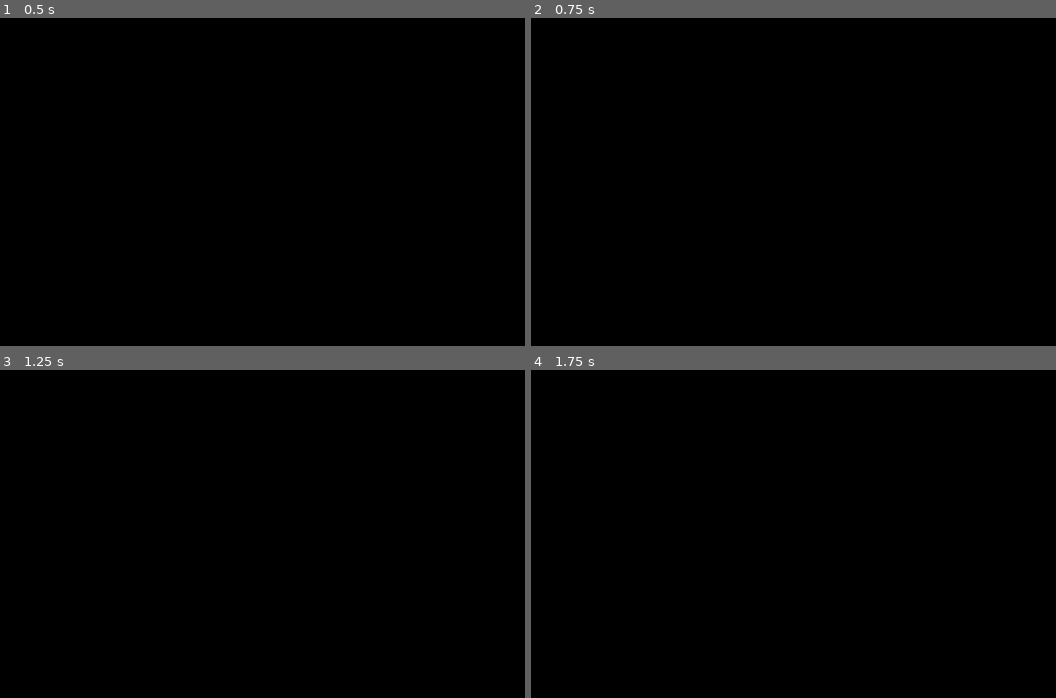
Above: before the commit, frames 1-4 (two rows, left to right).
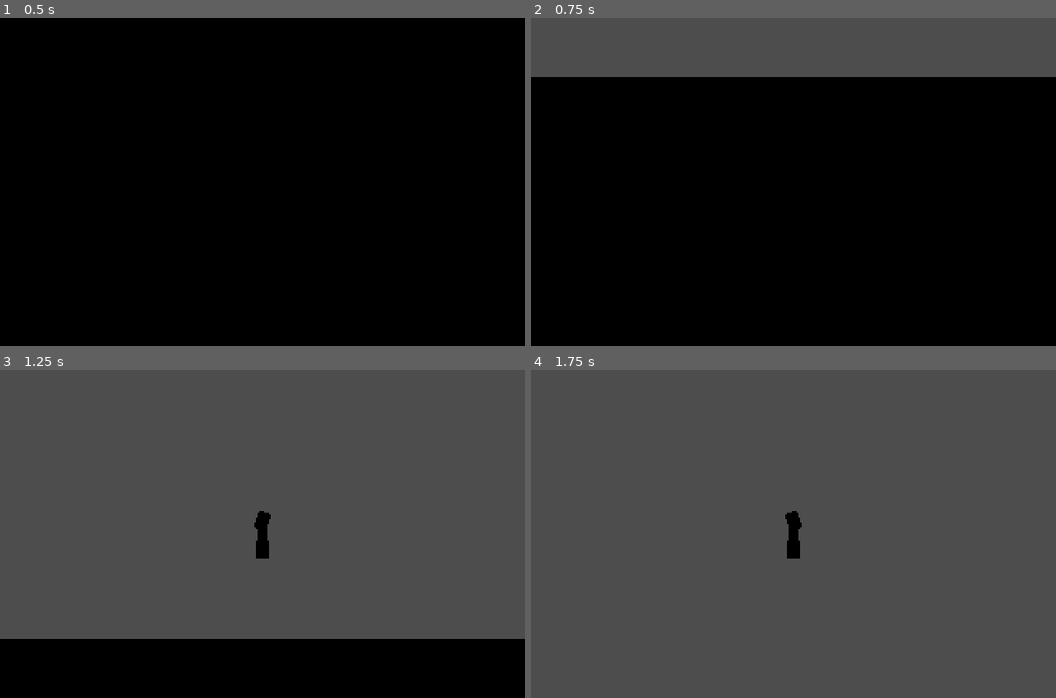
Above: after the commit, the same moments.

Repository: MGhaith/Cycle_Chump
Game: Godot game, scene res://prefabs/test_map.tscn
The game is run twice, just before and just after one commit, with the same random seed, the same clock (stepped at 60 frames per second) and the same inputs. The engine's default icon, where the game draws it, is replaced by a stand-in: a white triangle on a blue panel in a dark square.
Inputs:
- Up to frame 1 (0.5 s): no input
- Up to frame 2 (0.75 s): tap Enter at 0.5 s; hold D (right) from 0.53 s (still down)
- Up to frame 3 (1.25 s): keep holding D (right)
- Up to frame 4 (1.75 s): release D (right) at 1.28 s; hold A (left) from 1.28 s (still down)

Frame 1 is identical in both runs. In frame 2, 18% of the frame differs, in the area x 0-100%, y 0-18%; in frame 3, 82%; in frame 4, 100%, in the area x 0-100%, y 0-100%.

Commit message:
Created the player bike

Diff:
--- a/prefabs/test_map.tscn
+++ b/prefabs/test_map.tscn
@@ -15,7 +15,7 @@
 
 [node name="PlayerBike" parent="." instance=ExtResource("1_xrk30")]
 transform = Transform3D(1, 0, 0, 0, 1, 0, 0, 0, 1, 0, 1.25811, 0)
-bike_speed = 300.0
+bike_speed = 1500.0
 
 [node name="CSGMesh3D" type="CSGMesh3D" parent="."]
 material_override = SubResource("StandardMaterial3D_ujhgw")
